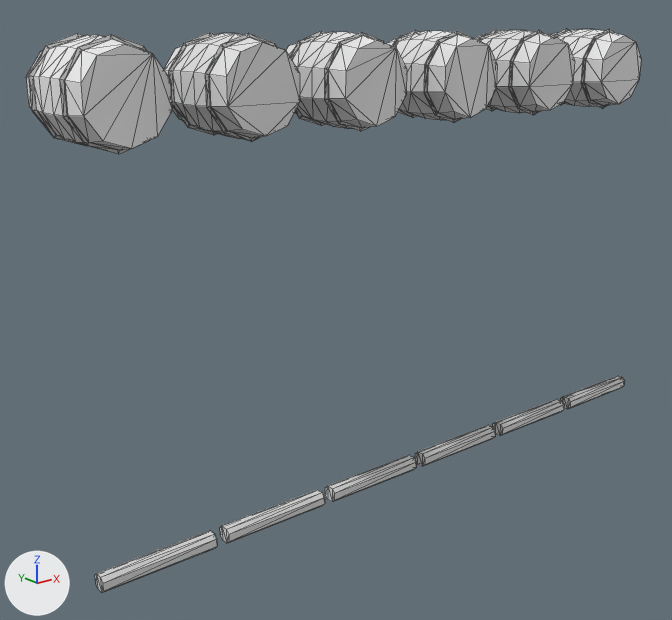
The glTF model assets/models/furniture/barrel_rack.glb as it was, and as the next commit left it.
Rendered twice from a camera (50 mm lens) standing at (-5.13, -5.31, 3.87) and looking at (-0.43, 0.57, 1.52). The axes (+X, +Y, +Z) are drawn at lower left. The lights are the same throughout. The older version comes first. Mesh edges are drawn as thin lines. Vertices at exactly the same position are counted once.

Objects in the first picture: 'barrel.002'.
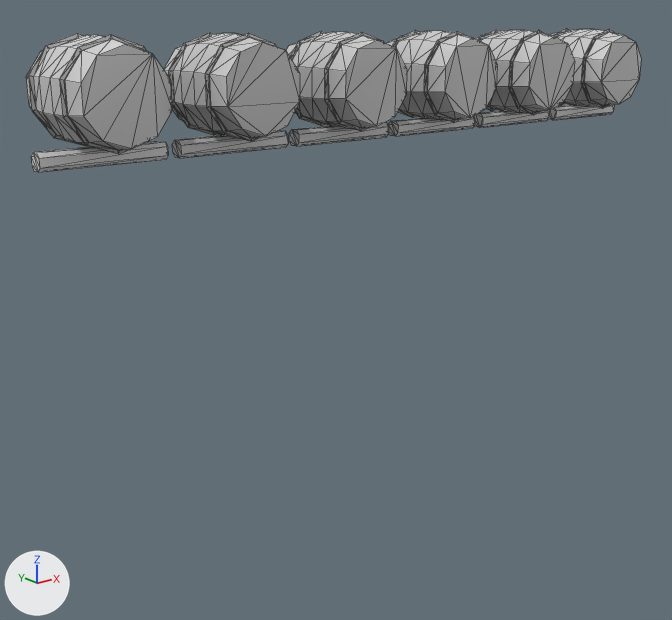
The newer file is also turned or shifted as a whole; pictures and numbers use the older file's frame.

Location of each change, (x1, y1, x2, y2) in pixels of the pictures (672 x 620 px; the box of a moved part takes in the faces that stretch with it):
'barrel.002', reshaped (75% shorter)
    before: (26, 29, 641, 593)
    after: (26, 29, 641, 172)
part 1 of me_barrel_014, moved or reshaped
    before: (561, 376, 624, 409)
    after: (548, 105, 614, 120)
part 2 of me_barrel_014, moved or reshaped
    before: (493, 399, 564, 436)
    after: (474, 111, 549, 128)
part 3 of me_barrel_014, moved or reshaped
    before: (415, 425, 495, 466)
    after: (388, 116, 475, 136)
part 4 of me_barrel_014, moved or reshaped
    before: (325, 455, 416, 502)
    after: (289, 122, 389, 146)
part 5 of me_barrel_014, moved or reshaped
    before: (220, 490, 325, 543)
    after: (172, 130, 288, 158)
part 6 of me_barrel_014, moved or reshaped
    before: (95, 530, 217, 593)
    after: (31, 141, 168, 172)
part 7 of me_barrel_014, recoloured (light grey to grey)
    both: (26, 29, 641, 154)

Diff of the bpy script that builds the scene:
```diff
--- a/assets/models/furniture/barrel_rack.glb.py
+++ b/assets/models/furniture/barrel_rack.glb.py
@@ me_barrel_014 @@
 # used by ob_barrel_002; location = (0.0, 0.0, 0.0)
-me_barrel_014.from_pydata(...)  # 816 vertices, 1584 faces; spans x -2.95..2.95, y -0.06..0.85, z 0.14..3.77
+me_barrel_014.from_pydata(...)  # 816 vertices, 1584 faces; spans x -2.95..2.95, y 0.0..0.85, z 2.95..3.77
+# me_barrel_014 part 1: the loose piece of 16 vertices spanning x 2.05..2.95, y -0.06..0.06, z 0.14..0.26 is moved by (0.0, 0.42, 2.81)
+# me_barrel_014 part 2: the loose piece of 16 vertices spanning x 1.05..1.95, y -0.06..0.06, z 0.14..0.26 is moved by (0.0, 0.42, 2.81)
+# me_barrel_014 part 3: the loose piece of 16 vertices spanning x 0.05..0.95, y -0.06..0.06, z 0.14..0.26 is moved by (0.0, 0.42, 2.81)
+# me_barrel_014 part 4: the loose piece of 16 vertices spanning x -0.95..-0.05, y -0.06..0.06, z 0.14..0.26 is moved by (0.0, 0.42, 2.81)
+# me_barrel_014 part 5: the loose piece of 16 vertices spanning x -1.95..-1.05, y -0.06..0.06, z 0.14..0.26 is moved by (0.0, 0.42, 2.81)
+# me_barrel_014 part 6: the loose piece of 16 vertices spanning x -2.95..-2.05, y -0.06..0.06, z 0.14..0.26 is moved by (0.0, 0.42, 2.81)
+# me_barrel_014 part 7: 1008 kept faces spanning x -2.85..2.85, y 0.0..0.85, z 3.05..3.77 get new vertex colours; the middle colour goes from light grey #bfbfbf to grey #a9a9a9
 me_barrel_014.materials.append(mat_layer_cladding)
```
